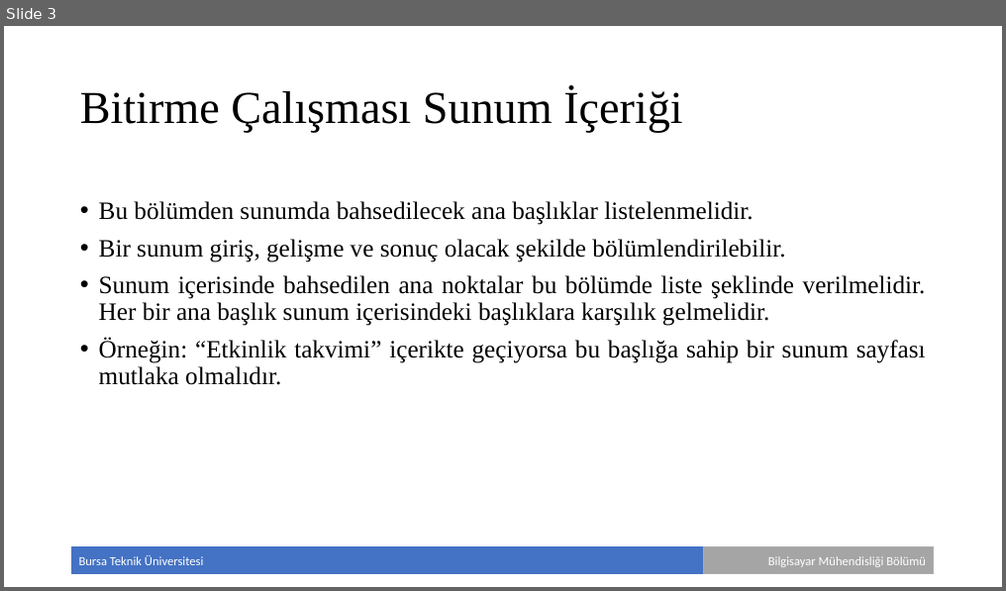
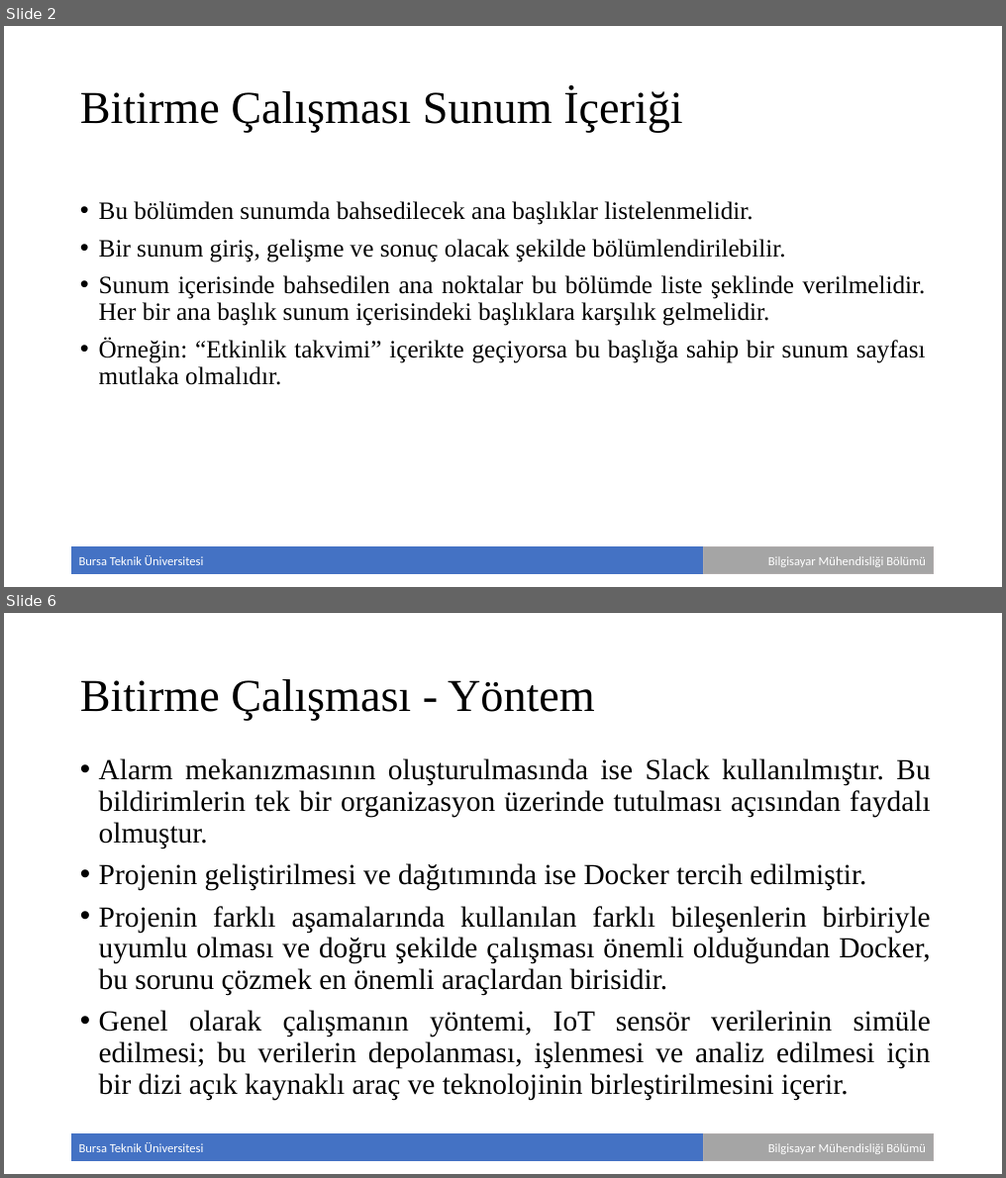
Before and after one commit to selcuksan/bitirme-projesi, a slide deck: documentation/Bitirme Çalışması - Sunum.pptx. Shown one above the other, each under a label of ours: slide 3 before the commit, slides 2 and 6 after it; the slides between them are not shown. The pictures are 1006x591 and 1006x1178 pixels, drawn with LibreOffice and Linux fonts; fonts in the diff are those of the drawing; background and template pictures are left out. Boxes give left, top, right and bottom in pixels: in the first picture for what was removed or moved away, otherwise in the second. Text is boxed around its words. In the diff, an @@ line names an element or a change of style, - is before the commit and + after.

```diff
--- a/documentation/Bitirme Çalışması - Sunum.pptx
+++ b/documentation/Bitirme Çalışması - Sunum.pptx
@@ slide 6 added at [4,613,1002,1174], background #FFFFFF; not listed: 2 template elements that a slide beside it also shows @@
@@ title added at [80,679,595,721], 44 pt, text #000000 @@
+Bitirme Çalışması - Yöntem
@@ text added at [99,759,931,1100], 28 pt, text #000000 @@
+• Alarm mekanızmasının oluşturulmasında ise Slack kullanılmıştır. Bu bildirimlerin tek bir organizasyon üzerinde tutulması açısından faydalı olmuştur.
+• Projenin geliştirilmesi ve dağıtımında ise Docker tercih edilmiştir.
+• Projenin farklı aşamalarında kullanılan farklı bileşenlerin birbiriyle uyumlu olması ve doğru şekilde çalışması önemli olduğundan Docker, bu sorunu çözmek en önemli araçlardan birisidir.
+• Genel olarak çalışmanın yöntemi, IoT sensör verilerinin simüle edilmesi; bu verilerin depolanması, işlenmesi ve analiz edilmesi için bir dizi açık kaynaklı araç ve teknolojinin birleştirilmesini içerir.
@@ what was slide 3 is now slide 2 @@
```
Also in this commit, not shown: 3 slides changed, 3 other slides added, 3 slides removed, 6 other files.
